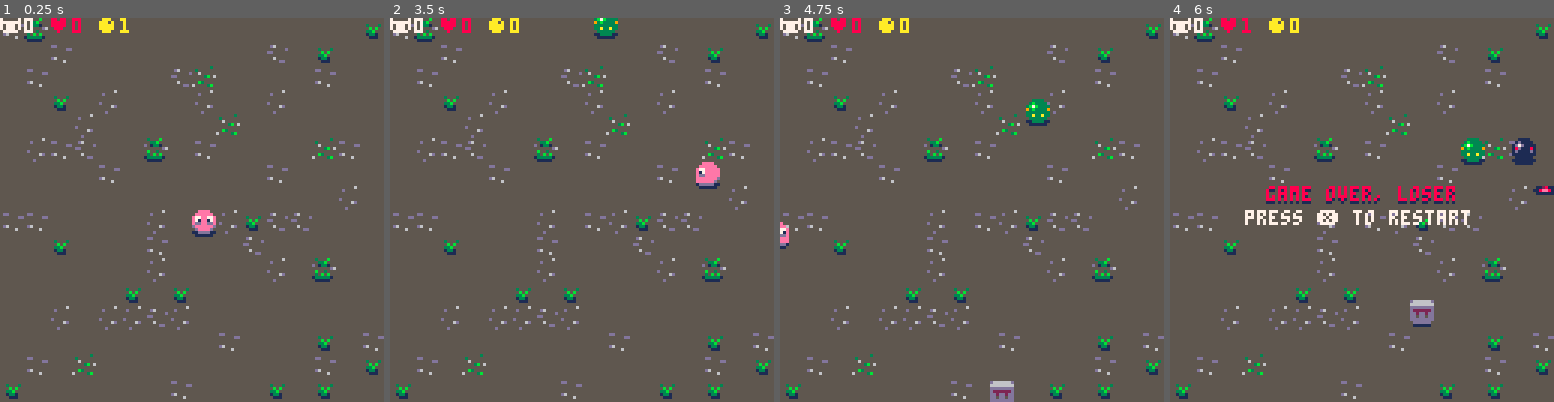
Above: before the commit, frames 1-4 (left to right).
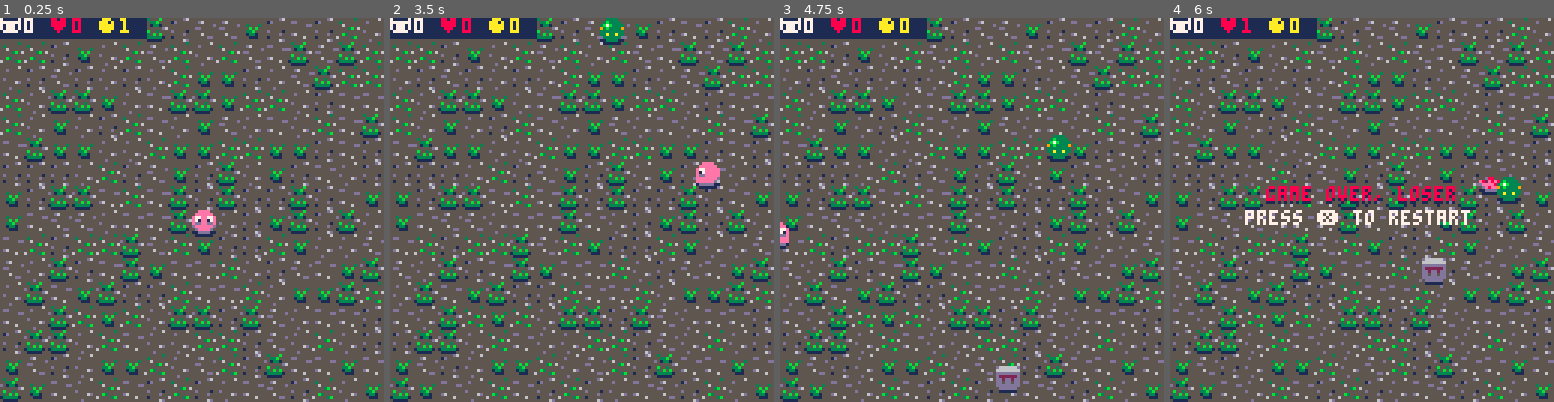
Above: after the commit, the same moments.

Repository: b4dr1ck/Pico8
Game: PICO-8 cartridge sandbox/pinkcirc.p8
Same seed, same stepped clock (60 frames per second), same inputs: the game is played once before the commit and once after it.
Inputs:
- Up to frame 1 (0.25 s): no input
- Up to frame 2 (3.5 s): tap X (X key) at 0.33, 1.07, 1.85, 2.97 s; hold Right 1.6-2.1 s; hold Up 2.15-2.42 s; hold Right 2.47-3.03 s; hold Left from 3.08 s (still down)
- Up to frame 3 (4.75 s): release Left at 3.58 s; hold Down 3.63-3.97 s; hold Right 4.02-4.68 s; tap X (X key) at 4.08 s; hold Up from 4.73 s (still down)
- Up to frame 4 (6 s): release Up at 5.03 s; hold Left 5.08-5.68 s; tap X (X key) at 5.2 s; hold Down from 5.73 s (still down)

The runs differ from the first frame. In frame 1, 22% of the frame differs, in the area x 0-100%, y 0-100%; in frame 2, 22%; in frame 3, 23%; in frame 4, 23%.

Commit message:
EXTEND: pinkcirc.p8: random map-tiles

Diff:
--- a/sandbox/pinkcirc.p8
+++ b/sandbox/pinkcirc.p8
@@ -17,6 +17,13 @@
 	ammo=1
 }
 
+-- init map-tiles
+for x=0,15 do
+	for y=0,15 do
+		mset(x,y,flr(rnd(7))+16)
+	end
+end
+
 killed=0
 deadcounter=0
 spawn_freq=100
@@ -246,7 +253,7 @@
 		 spawn_freq=flr(rnd(60)) + 10
 		 randspawn=flr(rnd(4))
 		 randimg=flr(rnd(7)) + 9
-		 enemyspd=1
+		 enemyspd=rnd(2) - 0.1
 
 		 if randspawn == 0 then
 				add(enemies,enemy(-8,64,0,enemyspd,randimg))
@@ -375,6 +384,7 @@
 		circ(b.x,b.y,2,7)
 	end
 
+	rectfill(0,0,48,6,1)
 	-- hud
 	print("🐱"..killed,0,0,7)
 	print("♥"..deadcounter,16,0,8)
@@ -400,14 +410,14 @@
 00700700eeeeeeeddeeeeeeddeeeeeeddddeeddddddeeddddeeee8ed00e820000000000033a33a3311111111888998886666666699422499dd5dd5dd767dd767
 00000000eeeeeed00deeeed00deeeed00deeeed00deeeed00de8eed00e8ee8e0000280000333333001111110088888806666666699944999dddddddd00777700
 000000000ddddd0000dddd0000dddd0000dddd0000dddd0000dddd0000dddd80008ee800003333000011110000888800d666666d499449945dddddd500677600
-555555555555555555555565555555555555553553555b5500000000000000000000000000000000000000000000000000000000000000000000000000000000
-5dd5555555d6555555d5555555555555535555555533b55500000000000000000000000000000000000000000000000000000000000000000000000000000000
-555555dd5555555d555555555535553555655555d513315500000000000000000000000000000000000000000000000000000000000000000000000000000000
-555555555dd5555555555555555b5b5555553b56555555d600000000000000000000000000000000000000000000000000000000000000000000000000000000
-55555555555555555d5555555533b555555555555b55355500000000000000000000000000000000000000000000000000000000000000000000000000000000
-5d65555555565555555556d55513315555b35555535b5b5500000000000000000000000000000000000000000000000000000000000000000000000000000000
-5555565555555dd55555555555511155655553b51333331500000000000000000000000000000000000000000000000000000000000000000000000000000000
-5555555555555555555d555555555555555555555111115500000000000000000000000000000000000000000000000000000000000000000000000000000000
+555555555555555555555565555555555555553553555b5555555d65000000000000000000000000000000000000000000000000000000000000000000000000
+5dd5555555d6555555d5555555555555535555555533b55551d55555000000000000000000000000000000000000000000000000000000000000000000000000
+555555dd5555555d555555555535553555655555d513315555555555000000000000000000000000000000000000000000000000000000000000000000000000
+555555555dd5555555555555555b5b5555553b56555555d655555555000000000000000000000000000000000000000000000000000000000000000000000000
+55555555555555555d5555555533b555555555555b5535555d555515000000000000000000000000000000000000000000000000000000000000000000000000
+5d65555555565555555556d55513315555b35555535b5b5555555d55000000000000000000000000000000000000000000000000000000000000000000000000
+5555565555555dd55555555555511155655553b51333331551555555000000000000000000000000000000000000000000000000000000000000000000000000
+5555555555555555555d5555555555555555555551111155555556d5000000000000000000000000000000000000000000000000000000000000000000000000
 
 
 
@@ -541,93 +551,68 @@
 __gff__
 0000000000000000000101010000000000000000000000000000000000000000000000000000000000000000000000000000000000000000000000000000000000000000000000000000000000000000000000000000000000000000000000000000000000000000000000000000000000000000000000000000000000000000
 0000000000000000000000000000000000000000000000000000000000000000000000000000000000000000000000000000000000000000000000000000000000000000000000000000000000000000000000000000000000000000000000000000000000000000000000000000000000000000000000000000000000000000
-__map__
-1015000000000000000000000000001300000000000000000000000000000000000000000000000000000000000000000000000000000000000000000000000000000000000000000000000000000000000000000000000000000000000000000000000000000000000000000000000000000000000000000000000000000000
-0000100000000000000000110013000000000000000000000000000000000000000000000000000000000000000000000000000000000000000000000000000000000000000000000000000000000000000000000000000000000000000000000000000000000000000000000000000000000000000000000000000000000000
-0010000000000011140000000010000000000000000000000000000000000000000000000000000000000000000000000000000000000000000000000000000000000000000000000000000000000000000000000000000000000000000000000000000000000000000000000000000000000000000000000000000000000000
-0000130012000000120000120000000000000000000000000000000000000000000000000000000000000000000000000000000000000000000000000000000000000000000000000000000000000000000000000000000000000000000000000000000000000000000000000000000000000000000000000000000000000000
-0000001200000000001400000000000000000000000000000000000000000000000000000000000000000000000000000000000000000000000000000000000000000000000000000000000000000000000000000000000000000000000000000000000000000000000000000000000000000000000000000000000000000000
-0012101100001500100000000014100000000000000000000000000000000000000000000000000000000000000000000000000000000000000000000000000000000000000000000000000000000000000000000000000000000000000000000000000000000000000000000000000000000000000000000000000000000000
-0000000010000000000000100000000000000000000000000000000000000000000000000000000000000000000000000000000000000000000000000000000000000000000000000000000000000000000000000000000000000000000000000000000000000000000000000000000000000000000000000000000000000000
-0000000000000000000000000000120000000000000000000000000000000000000000000000000000000000000000000000000000000000000000000000000000000000000000000000000000000000000000000000000000000000000000000000000000000000000000000000000000000000000000000000000000000000
-1010000000001200101213111100000000000000000000000000000000000000000000000000000000000000000000000000000000000000000000000000000000000000000000000000000000000000000000000000000000000000000000000000000000000000000000000000000000000000000000000000000000000000
-0000130000001000000011000000000000000000000000000000000000000000000000000000000000000000000000000000000000000000000000000000000000000000000000000000000000000000000000000000000000000000000000000000000000000000000000000000000000000000000000000000000000000000
-0000000000001200000000120015000000000000000000000000000000000000000000000000000000000000000000000000000000000000000000000000000000000000000000000000000000000000000000000000000000000000000000000000000000000000000000000000000000000000000000000000000000000000
-0000000000130013000000000000000000000000000000000000000000000000000000000000000000000000000000000000000000000000000000000000000000000000000000000000000000000000000000000000000000000000000000000000000000000000000000000000000000000000000000000000000000000000
-0000120012121112000000000000000000000000000000000000000000000000000000000000000000000000000000000000000000000000000000000000000000000000000000000000000000000000000000000000000000000000000000000000000000000000000000000000000000000000000000000000000000000000
-0000000000000000001000000013001000000000000000000000000000000000000000000000000000000000000000000000000000000000000000000000000000000000000000000000000000000000000000000000000000000000000000000000000000000000000000000000000000000000000000000000000000000000
-0010001400000000000000000010001300000000000000000000000000000000000000000000000000000000000000000000000000000000000000000000000000000000000000000000000000000000000000000000000000000000000000000000000000000000000000000000000000000000000000000000000000000000
-1300000000000010000000130013000000000000000000000000000000000000000000000000000000000000000000000000000000000000000000000000000000000000000000000000000000000000000000000000000000000000000000000000000000000000000000000000000000000000000000000000000000000000
-0000000000000000000000000000000000000000000000000000000000000000000000000000000000000000000000000000000000000000000000000000000000000000000000000000000000000000000000000000000000000000000000000000000000000000000000000000000000000000000000000000000000000000
-0000000000000000000000000000000000000000000000000000000000000000000000000000000000000000000000000000000000000000000000000000000000000000000000000000000000000000000000000000000000000000000000000000000000000000000000000000000000000000000000000000000000000000
-0000000000000000000000000000000000000000000000000000000000000000000000000000000000000000000000000000000000000000000000000000000000000000000000000000000000000000000000000000000000000000000000000000000000000000000000000000000000000000000000000000000000000000
-0000000000000000000000000000000000000000000000000000000000000000000000000000000000000000000000000000000000000000000000000000000000000000000000000000000000000000000000000000000000000000000000000000000000000000000000000000000000000000000000000000000000000000
-0000000000000000000000000000000000000000000000000000000000000000000000000000000000000000000000000000000000000000000000000000000000000000000000000000000000000000000000000000000000000000000000000000000000000000000000000000000000000000000000000000000000000000
-0000000000000000000000000000000000000000000000000000000000000000000000000000000000000000000000000000000000000000000000000000000000000000000000000000000000000000000000000000000000000000000000000000000000000000000000000000000000000000000000000000000000000000
-0000000000000000000000000000000000000000000000000000000000000000000000000000000000000000000000000000000000000000000000000000000000000000000000000000000000000000000000000000000000000000000000000000000000000000000000000000000000000000000000000000000000000000
-0000000000000000000000000000001000000000000000000000000000000000000000000000000000000000000000000000000000000000000000000000000000000000000000000000000000000000000000000000000000000000000000000000000000000000000000000000000000000000000000000000000000000000
-…(65 lines of a section not shown)…
+…(65 lines of a section not shown)…
